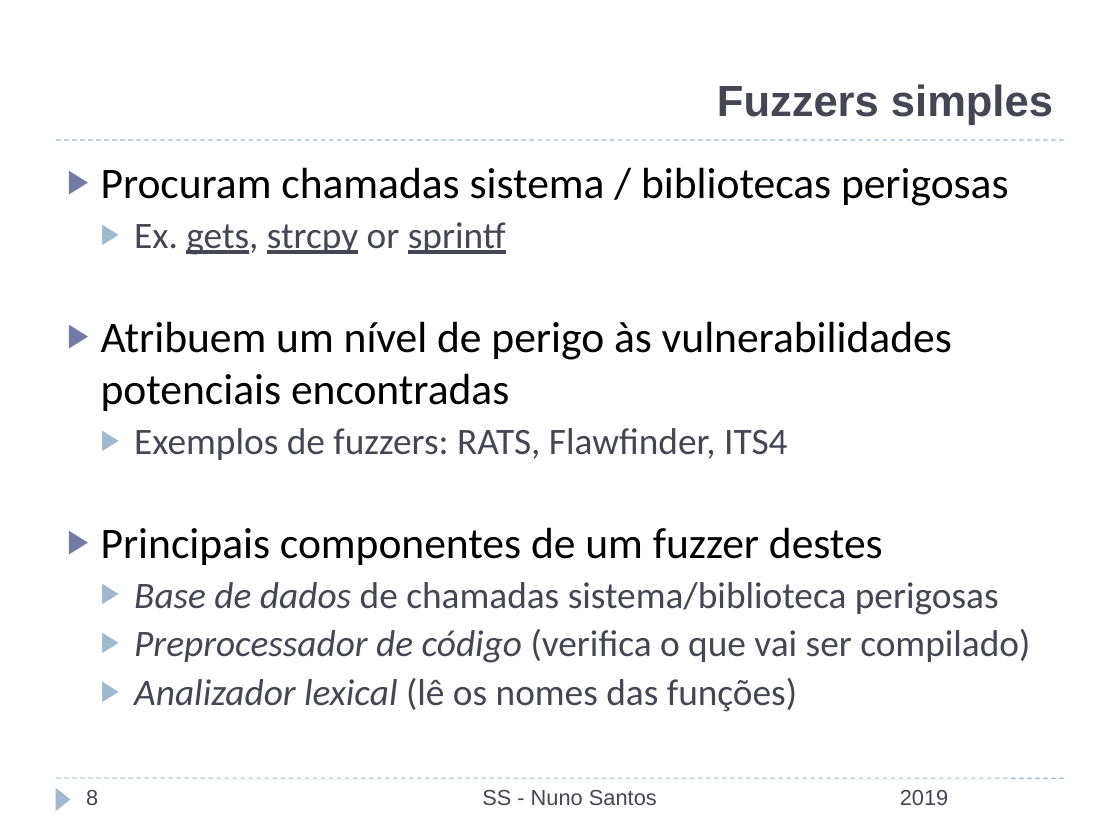
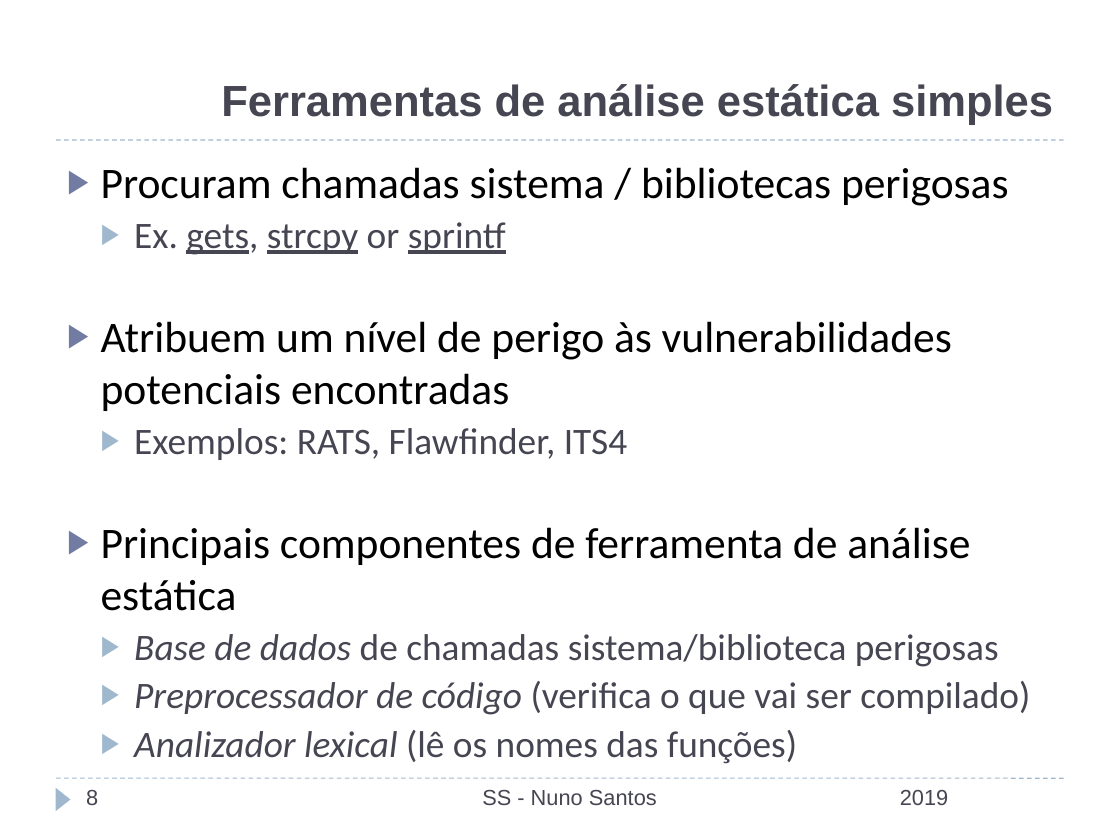
Before and after one commit to nuno-santos/acite2019, a slide deck: slide 8 of teoricas/acite2019-07-estatica_dinamica.pptx. Drawn at 1120x840 pixels with LibreOffice and Linux fonts; fonts in the diff are those of the drawing; background and template pictures are left out. Boxes give left, top, right and bottom in pixels: in the first picture for what was removed or moved away, otherwise in the second. Text is boxed around its words. In the diff, an @@ line names an element or a change of style, - is before the commit and + after.

```diff
--- a/teoricas/acite2019-07-estatica_dinamica.pptx
+++ b/teoricas/acite2019-07-estatica_dinamica.pptx
@@ title at box(221, 84, 1053, 125): text changed @@
-Fuzzers simples
+Ferramentas de análise estática simples
@@ text at box(101, 428, 970, 611): text changed; size 24 to 28 pt; text colour #464653 to #000000 @@
-  ▶ Exemplos de fuzzers: RATS, Flawfinder, ITS4
-▶ Principais componentes de um fuzzer destes
+  ▶ Exemplos: RATS, Flawfinder, ITS4
+▶ Principais componentes de ferramenta de análise estática
```
Also in this commit, not shown: 1 other slide changed, 2 other files.
